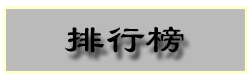
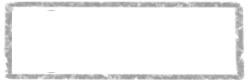
Before/after of a w=250, h=80 layered artwork. What changed in the layer stack:
hid "排行榜", painted on it over left=65, top=21, right=184, bottom=55
added layer "sharebtn" above "donatebtn" over left=3, top=1, right=246, bottom=80
hid "图层 1" over left=6, top=9, right=245, bottom=71
